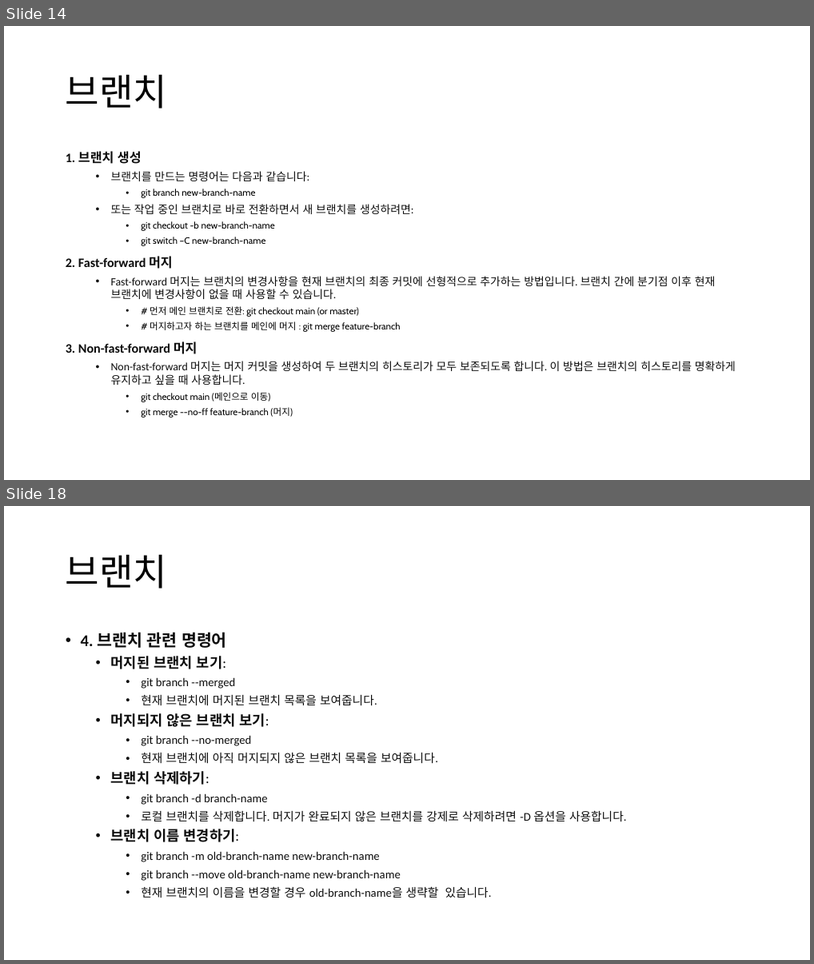
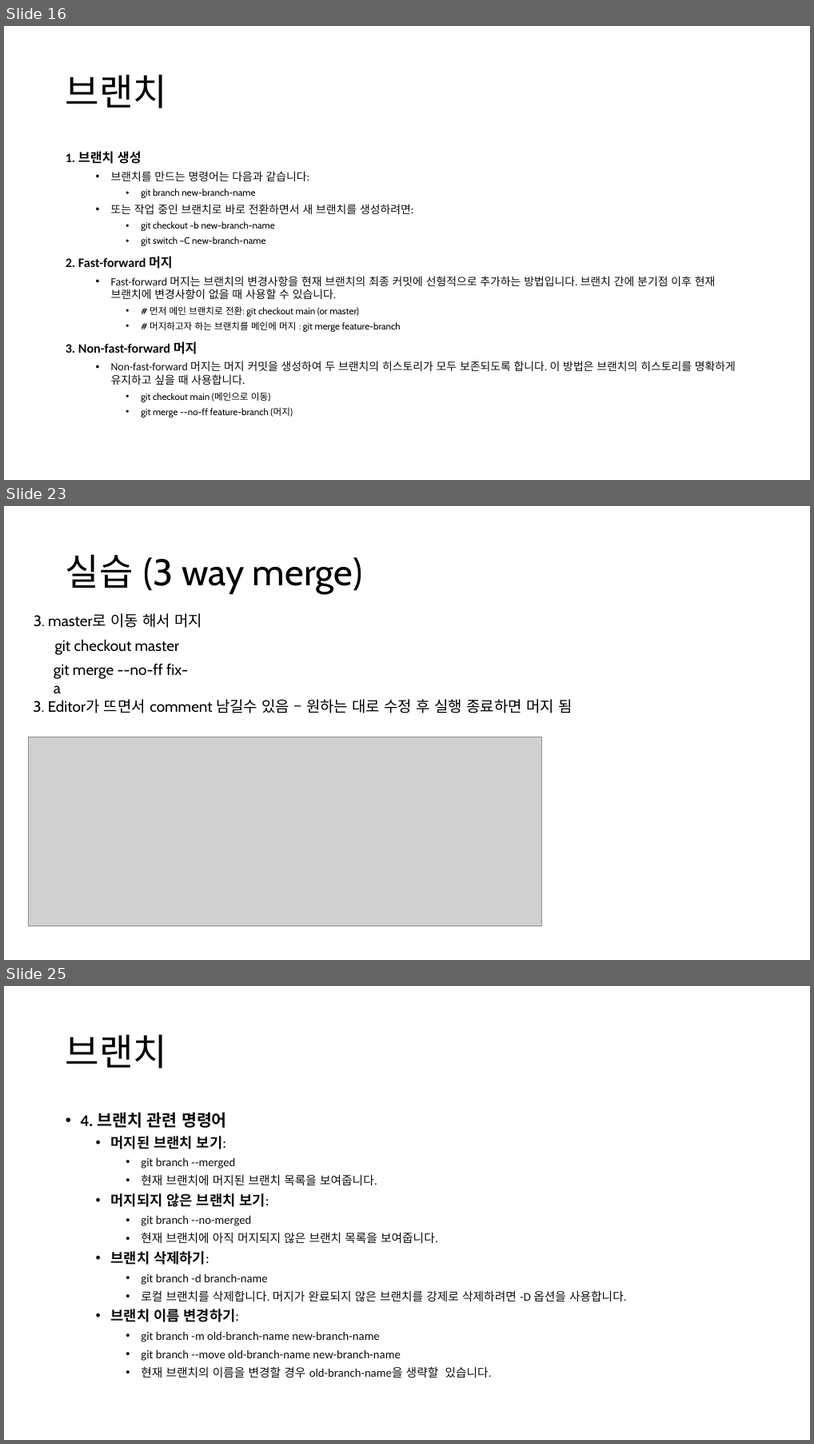
Before and after one commit to Joseph-GM/ppt-git, a slide deck: git-github-joseph.pptx. Shown one above the other, each under a label of ours: slides 14 and 18 before the commit, slides 16, 23 and 25 after it; the slides between them are not shown. The pictures are 814x964 and 814x1444 pixels, drawn with LibreOffice and Linux fonts; fonts in the diff are those of the drawing; grey boxes stand for pictures. Boxes give left, top, right and bottom in pixels: in the first picture for what was removed or moved away, otherwise in the second. Text is boxed around its words. In the diff, an @@ line names an element or a change of style, - is before the commit and + after.

```diff
--- a/git-github-joseph.pptx
+++ b/git-github-joseph.pptx
@@ slide 23 added at (4, 506, 810, 960), background #FFFFFF @@
@@ title added at (66, 554, 362, 594), 44 pt, text #000000 @@
+실습 (3 way merge)
@@ text added at (34, 613, 203, 628), 18 pt, text #000000 @@
+3. master로 이동 해서 머지
@@ text added at (55, 639, 180, 655), 18 pt, text #000000 @@
+git checkout master
@@ text added at (54, 664, 188, 693), 18 pt, text #000000 @@
+git merge --no-ff fix-a
@@ text added at (33, 699, 572, 713), 18 pt, text #000000 @@
+3. Editor가 뜨면서 comment 남길수 있음 – 원하는 대로 수정 후 실행 종료하면 머지 됨
@@ picture added at (28, 737, 542, 926) @@
@@ what was slide 14 is now slide 16 @@
@@ what was slide 18 is now slide 25 @@
```
Also in this commit, not shown: 3 slides changed, 6 other slides added.
